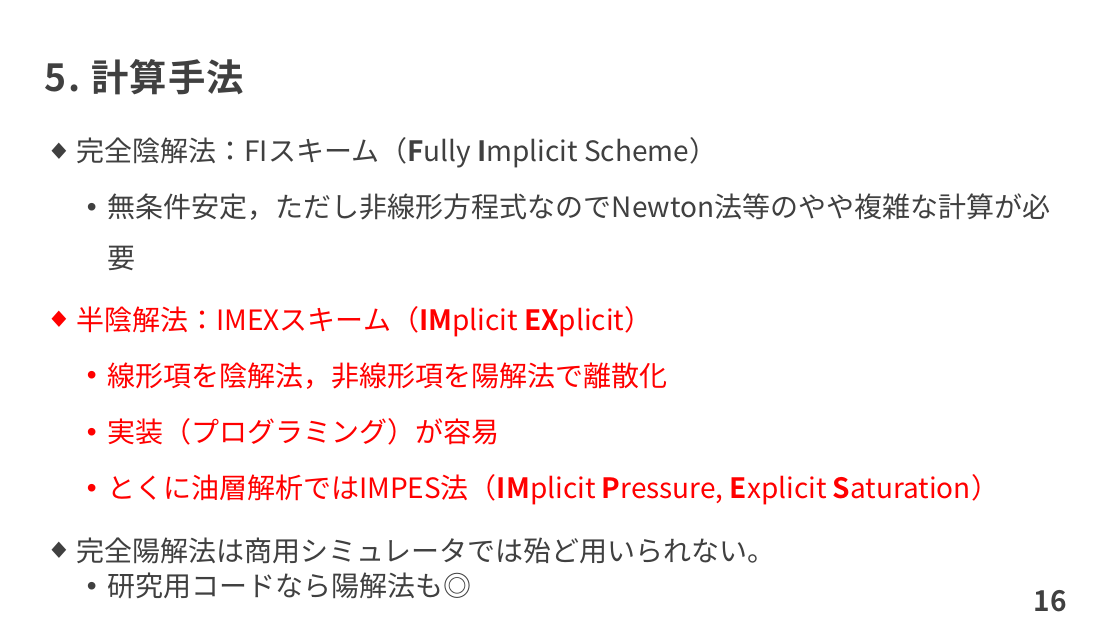
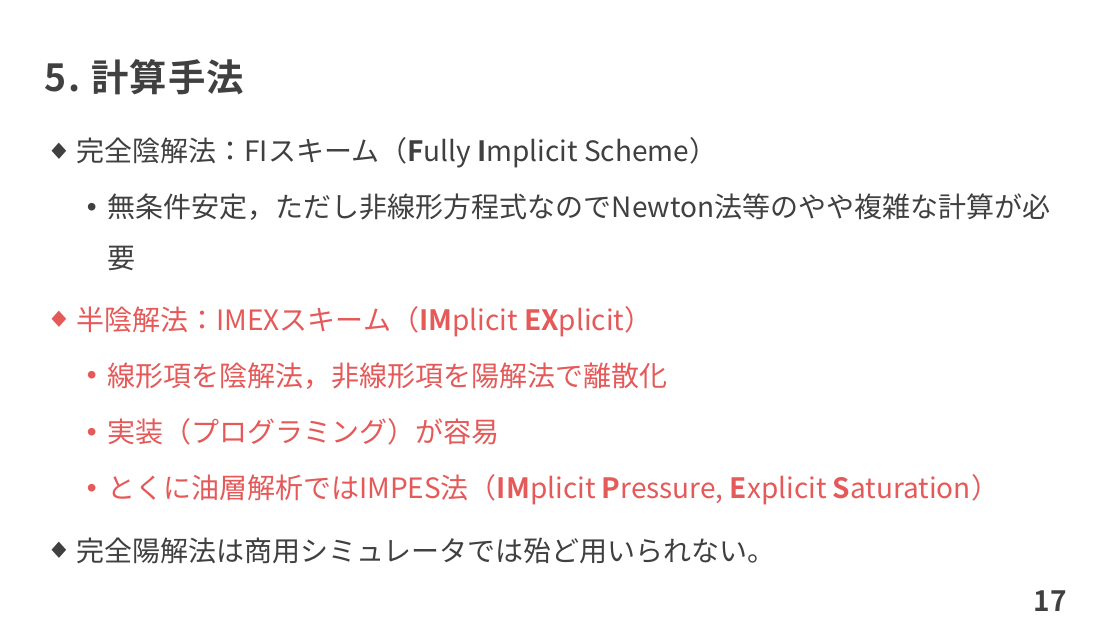
Before and after one commit to te288/intro_to_NA2022, a slide deck: slide 18 of Intro2ResSim/WaterOil2PhaseFlow.pptx (slide 17 before the commit). Drawn at 1120x630 pixels with LibreOffice and Linux fonts; fonts in the diff are those of the drawing. Boxes give left, top, right and bottom in pixels: in the first picture for what was removed or moved away, otherwise in the second. Text is boxed around its words. In the diff, an @@ line names an element or a change of style, - is before the commit and + after.

```diff
--- a/Intro2ResSim/WaterOil2PhaseFlow.pptx
+++ b/Intro2ResSim/WaterOil2PhaseFlow.pptx
@@ text at [76,306,999,505]: text colour #FF0000 to #E55959 in "半陰解法：IMEXスキーム（IMplicit EXplicit）", "線形項を陰解法，非線形項を陽解法で離散化", "実装（プログラミング）が容易", "とくに油層解析ではIMPES法（IMplicit Pressure, Explicit Saturation）" @@
@@ text at [108,572,472,599]: paragraph removed @@
-  • 研究用コードなら陽解法も◎
@@ page number at [1034,590,1067,611]: text changed @@
-16
+17
```
Also in this commit, not shown: 2 other slides changed, 1 slide added, 14 other files.
